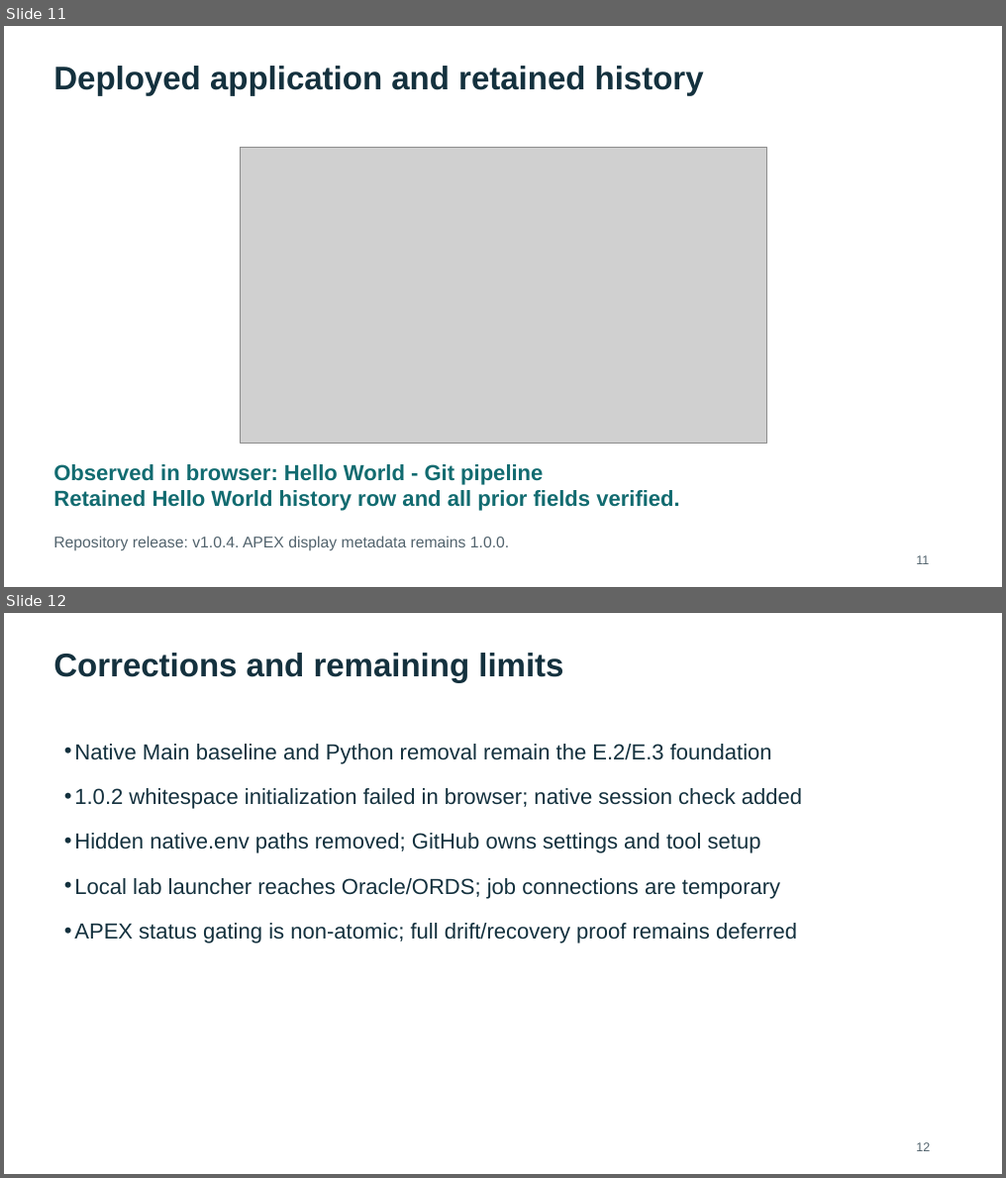
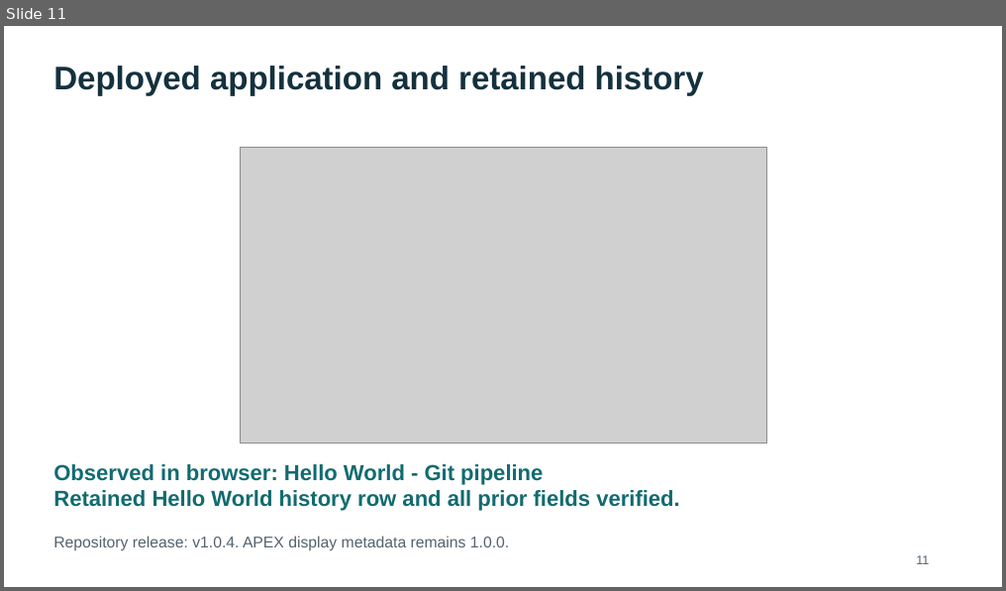
Before and after one commit to rstyczynski/APEX_CICD, a slide deck: progress/E.3/sprint_E.3_increment_demo.pptx. Shown one above the other, each under a label of ours: slides 11 and 12 before the commit, slide 11 after it. The pictures are 1006x1178 and 1006x591 pixels, drawn with LibreOffice and Linux fonts; fonts in the diff are those of the drawing; grey boxes stand for pictures. Boxes give left, top, right and bottom in pixels: in the first picture for what was removed or moved away, otherwise in the second. Text is boxed around its words. In the diff, an @@ line names an element or a change of style, - is before the commit and + after.

```diff
--- a/progress/E.3/sprint_E.3_increment_demo.pptx
+++ b/progress/E.3/sprint_E.3_increment_demo.pptx
@@ slide 12 removed at bbox=[4, 613, 1002, 1174], background #FFFFFF @@
@@ text removed at bbox=[54, 653, 563, 683] @@
-Corrections and remaining limits
@@ text removed at bbox=[74, 744, 802, 944] @@
-• Native Main baseline and Python removal remain the E.2/E.3 foundation
-• 1.0.2 whitespace initialization failed in browser; native session check added
-• Hidden native.env paths removed; GitHub owns settings and tool setup
-• Local lab launcher reaches Oracle/ORDS; job connections are temporary
-• APEX status gating is non-atomic; full drift/recovery proof remains deferred
@@ text removed at bbox=[916, 1143, 930, 1152] @@
-12
```
Also in this commit, not shown: 7 slides changed, 5 other files.
